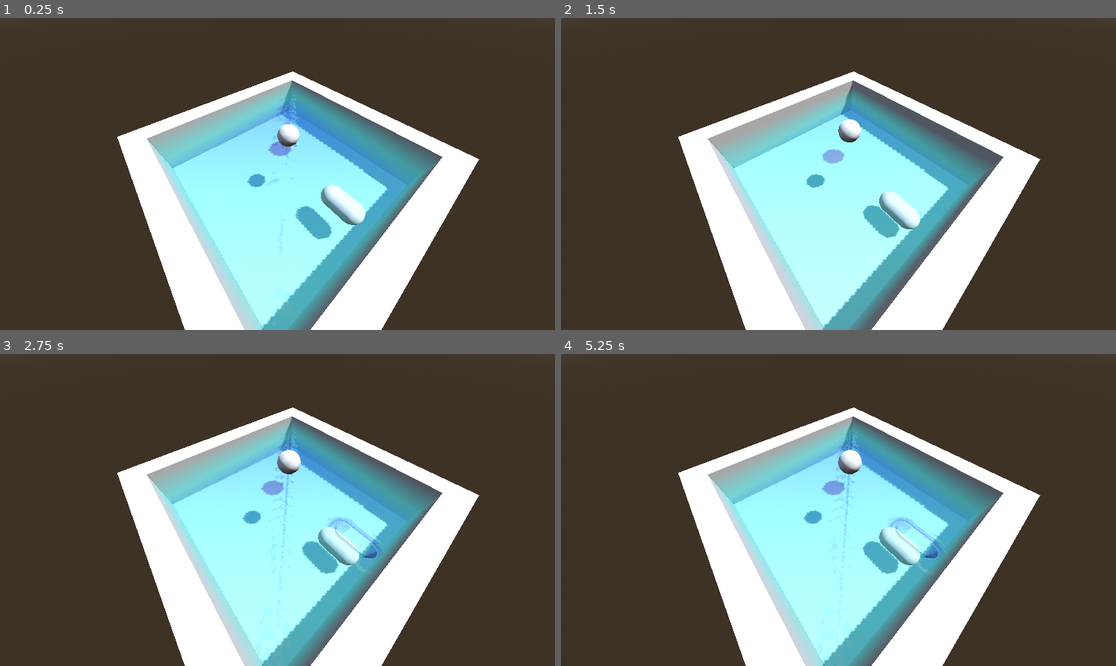
Above: before the commit, frames 1-4 (two rows, left to right).
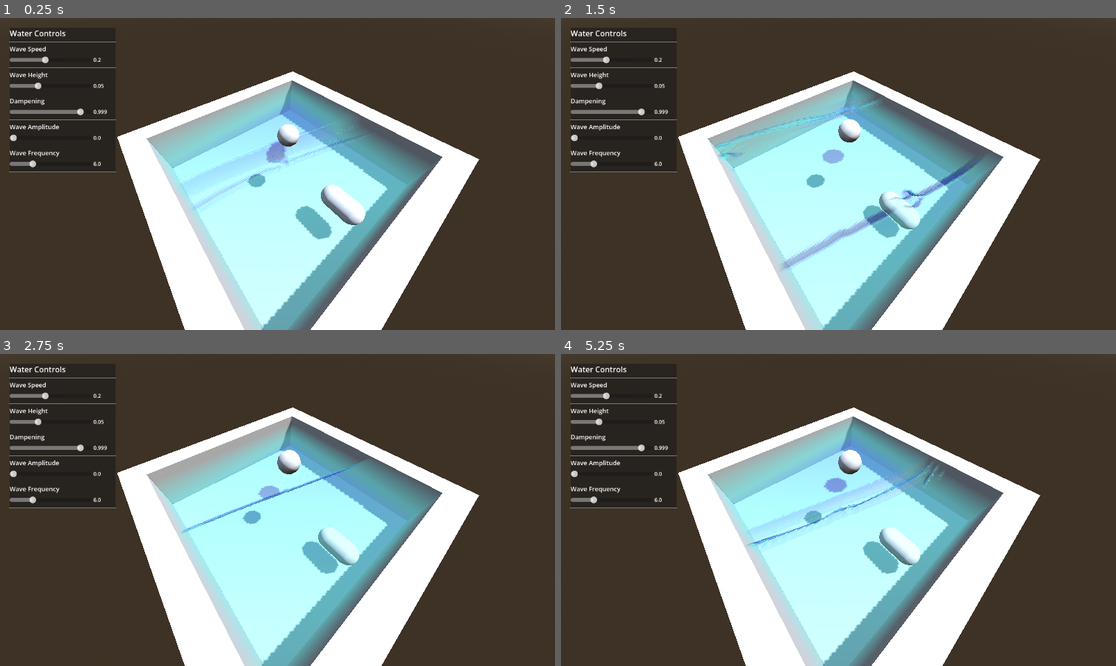
Above: after the commit, the same moments.

Repository: ColinNeary/WaterDemo
Game: Godot game, scene res://Scenes/main.tscn
Same seed, same stepped clock (60 frames per second), same inputs: the game is played once before the commit and once after it.
Inputs (mouse positions are in pixels of both pictures, inside the frame that each line leads up to):
- Up to frame 1 (0.25 s): no input
- Up to frame 2 (1.5 s): move the mouse to (960, 158) at 0.52 s; click (960, 158) at 0.67 s; drag from (727, 189) to (810, 236) at 1.27 s
- Up to frame 3 (2.75 s): move the mouse to (333, 441) at 2.02 s; click (333, 441) at 2.17 s
- Up to frame 4 (5.25 s): drag from (810, 572) to (672, 463) at 2.77 s; move the mouse to (1005, 556) at 3.52 s; click (1005, 556) at 3.67 s; drag from (672, 463) to (755, 432) at 4.27 s; move the mouse to (866, 510) at 5.02 s; click (866, 510) at 5.17 s

The runs differ from the first frame. In frame 1, 14% of the frame differs, in the area x 1-79%, y 3-100%; in frame 2, 4.6%; in frame 3, 7.9%; in frame 4, 8.3%.

Commit message:
Added wave effect and water controls

Diff:
--- a/Scenes/main.gd
+++ b/Scenes/main.gd
@@ -1,11 +1,22 @@
 extends Node3D
 
+func _ready():
+	# Step 1: Remove the water_surface.gdshader override so the original
+	# VisualShader (main.tres) on the PlaneMesh is used instead
+	$Water.set_surface_override_material(0, null)
 
-# Called when the node enters the scene tree for the first time.
-func _ready():
-	var cr = $Simulation/ColorRect
-	var water = $Water
-	var sim_tex = $Simulation.get_texture()
-	var col_tex = $Collision.get_texture()
+	# Step 2: Get the SubViewport output textures
+	var sim_tex = $Simulation.get_texture()  # wave height field output
+	var col_tex = $Collision.get_texture()   # ball position for collision
 
-	water.mesh.surface_get_material(0).set_shader_parameter('simulation', sim_tex)
+	# Step 3: Wire the simulation shader feedback loop
+	# sim_tex feeds back into itself (previous frame → current frame)
+	# col_tex tells the shader where the ball is touching water
+	var sim_mat = $Simulation/ColorRect.material as ShaderMaterial
+	sim_mat.set_shader_parameter("sim_tex", sim_tex)
+	sim_mat.set_shader_parameter("col_tex", col_tex)
+
+	# Step 4: Pass the simulation output to the water surface VisualShader
+	# This uses the original main.tres shader (inside the PlaneMesh material)
+	var water_mat = $Water.mesh.surface_get_material(0) as ShaderMaterial
+	water_mat.set_shader_parameter("simulation", sim_tex)
--- a/Scenes/main.tres
+++ b/Scenes/main.tres
@@ -44,11 +44,22 @@
 default_input_values = [0, Vector3(0, 0, 0), 1, Vector3(1, 1, 1), 2, Vector3(0.5, 0.5, 0.5)]
 op_type = 3
 
+[sub_resource type="VisualShaderNodeTexture" id="VisualShaderNodeTexture_bqqry"]
+source = 5
+
 [sub_resource type="VisualShaderNodeFloatConstant" id="VisualShaderNodeFloatConstant_iv8hc"]
 constant = 0.8
 
+[sub_resource type="VisualShaderNodeFloatConstant" id="VisualShaderNodeFloatConstant_bqqry"]
+constant = 0.9
+
+[sub_resource type="VisualShaderNodeInput" id="VisualShaderNodeInput_uolrr"]
+input_name = "uv"
+
 [sub_resource type="VisualShaderNodeTexture2DParameter" id="VisualShaderNodeTexture2DParameter_skewb"]
 parameter_name = "simulation"
+
+[sub_resource type="VisualShaderNodeVectorCompose" id="VisualShaderNodeVectorCompose_ju366"]
 
 [sub_resource type="VisualShaderNodeExpression" id="VisualShaderNodeExpression_bqqry"]
 size = Vector2(860, 460)
@@ -97,7 +108,7 @@
 input_name = "normal"
 
 [resource]
-nodes/vertex/0/position = Vector2(1133.3334, 306.66666)
+nodes/vertex/0/position = Vector2(1120, 80)
 nodes/vertex/2/node = SubResource("VisualShaderNodeInput_bqqry")
 nodes/vertex/2/position = Vector2(-386.66666, 186.66667)
 nodes/vertex/4/node = SubResource("VisualShaderNodeTexture_uolrr")
@@ -116,10 +127,16 @@
 nodes/vertex/11/position = Vector2(506.66666, 106.666664)
 nodes/vertex/12/node = SubResource("VisualShaderNodeParameterRef_bqqry")
 nodes/vertex/12/position = Vector2(-234.07677, 472.93057)
-nodes/vertex/connections = PackedInt32Array(2, 0, 4, 0, 6, 0, 7, 1, 4, 1, 7, 0, 7, 0, 8, 1, 9, 0, 8, 0, 8, 0, 10, 1, 11, 0, 10, 0, 10, 0, 0, 0, 12, 0, 4, 2)
+nodes/vertex/connections = PackedInt32Array(2, 0, 4, 0, 6, 0, 7, 1, 4, 1, 7, 0, 7, 0, 8, 1, 9, 0, 8, 0, 8, 0, 10, 1, 11, 0, 10, 0, 10, 0, 0, 0, 12, 0, 4, 2, 9, 0, 0, 1)
 nodes/fragment/0/position = Vector2(533.3333, 333.33334)
+nodes/fragment/2/node = SubResource("VisualShaderNodeTexture_bqqry")
+nodes/fragment/2/position = Vector2(-200, 320)
+nodes/fragment/3/node = SubResource("VisualShaderNodeInput_uolrr")
+nodes/fragment/3/position = Vector2(-586.6667, 293.33334)
 nodes/fragment/4/node = SubResource("VisualShaderNodeTexture2DParameter_skewb")
 nodes/fragment/4/position = Vector2(-1680, -240)
+nodes/fragment/5/node = SubResource("VisualShaderNodeVectorCompose_ju366")
+nodes/fragment/5/position = Vector2(26.666666, 320)
 nodes/fragment/6/node = SubResource("VisualShaderNodeExpression_bqqry")
 nodes/fragment/6/position = Vector2(-986.6667, 813.3333)
 nodes/fragment/6/size = Vector2(860, 460)
@@ -166,4 +183,6 @@
 nodes/fragment/19/position = Vector2(266.66666, 80)
 nodes/fragment/20/node = SubResource("VisualShaderNodeFloatConstant_iv8hc")
 nodes/fragment/20/position = Vector2(13.333333, 26.666666)
-nodes/fragment/connections = PackedInt32Array(7, 0, 6, 0, 6, 0, 8, 0, 8, 0, 0, 1, 9, 0, 6, 1, 10, 0, 12, 0, 11, 0, 12, 1, 6, 0, 12, 2, 4, 0, 13, 0, 13, 0, 0, 8, 13, 0, 15, 0, 14, 0, 15, 1, 15, 0, 16, 1, 17, 0, 16, 0, 16, 0, 18, 0, 20, 0, 19, 2, 19, 0, 0, 0, 12, 0, 19, 1, 18, 0, 19, 0)
+nodes/fragment/22/node = SubResource("VisualShaderNodeFloatConstant_bqqry")
+nodes/fragment/22/position = Vector2(160, 840)
+nodes/fragment/connections = PackedInt32Array(3, 0, 2, 0, 4, 0, 2, 2, 2, 0, 5, 0, 5, 0, 0, 0, 7, 0, 6, 0, 6, 0, 8, 0, 8, 0, 0, 1, 9, 0, 6, 1, 10, 0, 12, 0, 11, 0, 12, 1, 6, 0, 12, 2, 4, 0, 13, 0, 13, 0, 0, 8, 13, 0, 15, 0, 14, 0, 15, 1, 15, 0, 16, 1, 17, 0, 16, 0, 16, 0, 18, 0, 20, 0, 19, 2, 19, 0, 0, 0, 12, 0, 19, 1, 18, 0, 19, 0, 22, 0, 0, 4)
--- a/Scenes/main.tscn
+++ b/Scenes/main.tscn
@@ -5,6 +5,7 @@
 [ext_resource type="Shader" uid="uid://bk7idrqhf81p6" path="res://Scenes/main.tres" id="2_bo1nx"]
 [ext_resource type="Script" uid="uid://c55lok0ysoi0u" path="res://scripts/camera_controller.gd" id="4_jjvhh"]
 [ext_resource type="PackedScene" uid="uid://c6v64sx1tdk34" path="res://Scenes/Boat/Boat.tscn" id="5_kry3j"]
+[ext_resource type="Script" uid="uid://bsrwpbb0c2xu7" path="res://scripts/ui_controller.gd" id="6_21xkr"]
 
 [sub_resource type="ProceduralSkyMaterial" id="ProceduralSkyMaterial_bo1nx"]
 sky_horizon_color = Color(0.66224277, 0.6717428, 0.6867428, 1)
@@ -18,20 +19,23 @@
 sky = SubResource("Sky_8gbba")
 tonemap_mode = 2
 
-[sub_resource type="ViewportTexture" id="ViewportTexture_8gbba"]
+[sub_resource type="ViewportTexture" id="ViewportTexture_colfeed"]
 viewport_path = NodePath("Collision")
 
-[sub_resource type="ViewportTexture" id="ViewportTexture_jjgbg"]
+[sub_resource type="ViewportTexture" id="ViewportTexture_simfeed"]
 viewport_path = NodePath("Simulation")
 
-[sub_resource type="ShaderMaterial" id="ShaderMaterial_bo1nx"]
+[sub_resource type="ShaderMaterial" id="ShaderMaterial_6bp64"]
 resource_local_to_scene = true
 shader = ExtResource("1_jjgbg")
-shader_parameter/sim_tex = SubResource("ViewportTexture_jjgbg")
-shader_parameter/col_tex = SubResource("ViewportTexture_8gbba")
-shader_parameter/phase = 0.18
-shader_parameter/attenuation = 0.995
-shader_parameter/deltaUV = 2.4
+shader_parameter/sim_tex = SubResource("ViewportTexture_simfeed")
+shader_parameter/col_tex = SubResource("ViewportTexture_colfeed")
+shader_parameter/phase = 0.2
+shader_parameter/attenuation = 0.999
+shader_parameter/deltaUV = 3.0
+shader_parameter/wave_amplitude = 0.08
+shader_parameter/wave_frequency = 6.0
+shader_parameter/wave_speed = 1.2
 
 [sub_resource type="PlaneMesh" id="PlaneMesh_8gbba"]
 size = Vector2(12, 12)
@@ -121,7 +125,7 @@
 render_target_update_mode = 4
 
 [node name="ColorRect" type="ColorRect" parent="Simulation" unique_id=962919179]
-material = SubResource("ShaderMaterial_bo1nx")
+material = SubResource("ShaderMaterial_6bp64")
 anchors_preset = 15
 anchor_right = 1.0
 anchor_bottom = 1.0
@@ -151,6 +155,7 @@
 mesh = SubResource("PlaneMesh_kry3j")
 
 [node name="Collision" type="SubViewport" parent="." unique_id=1037365789]
+render_target_update_mode = 4
 
 [node name="WaterCam" type="Camera3D" parent="Collision" unique_id=65920496]
 transform = Transform3D(1, 0, 0, 0, -4.371139e-08, -1, 0, 1, -4.371139e-08, 0, -5, 0)
@@ -186,3 +191,6 @@
 transform = Transform3D(-4.371139e-08, -1, 0, 1, -4.371139e-08, 0, 0, 0, 1, 3.5510316, 0, 0)
 float_force = 1.3
 water_angular_drag = 0.1
+
+[node name="UI" type="CanvasLayer" parent="." unique_id=833179456]
+script = ExtResource("6_21xkr")
--- a/Shaders/simulation.gdshader
+++ b/Shaders/simulation.gdshader
@@ -7,42 +7,44 @@
 uniform float attenuation = 0.999;
 uniform float deltaUV = 3.0;
 
-// Called for every vertex the material is visible on.
-void vertex() {
+// Wave controls (expose these to Inspector / UI sliders)
+uniform float wave_amplitude : hint_range(0.0, 0.5) = 0.08;
+uniform float wave_frequency : hint_range(1.0, 20.0) = 6.0;
+uniform float wave_speed     : hint_range(0.0, 5.0)  = 1.2;
 
-}
+void vertex() {}
 
-// Called for every pixel the material is visible on.
 void fragment() {
-	float dv = 1.0 / 514.0;
+    float dv = 1.0 / 514.0;
     float du = 1.0 / 514.0;
     vec3 duv = vec3(du, dv, 0) * deltaUV;
 
     vec3 c = texture(sim_tex, UV).rgb;
 
+    // --- Discrete wave equation (ripple physics) ---
     float p = (2.0 * c.r - c.g + phase * (
         texture(sim_tex, UV - duv.zy).r +
         texture(sim_tex, UV + duv.zy).r +
         texture(sim_tex, UV - duv.xz).r +
         texture(sim_tex, UV + duv.xz).r - 4.0 * c.r)) * attenuation;
 
+    // --- Sine wave injection ---
+    // Two waves at different angles so it looks like open water, not a pool
+    float wave1 = sin(UV.x * wave_frequency + TIME * wave_speed) * wave_amplitude;
+    float wave2 = sin((UV.x * 0.7 + UV.y * 0.7) * wave_frequency * 0.8 + TIME * wave_speed * 0.9) * wave_amplitude * 0.6;
+    p += wave1 + wave2;
+
+    // --- Collision detection ---
     vec2 col_uv = vec2(UV.x, 1.0 - UV.y);
     float col = texture(col_tex, col_uv).r;
     float prevCol = texture(sim_tex, UV).b;
 
-	// If there is a collision where there wasn't one previously, raise the water
     if (col > 0.0 && prevCol == 0.0) {
         p += col * 0.5;
     }
-    // If there is not a collision where there was one previously, lower the water
     if (prevCol > 0.0 && col == 0.0) {
         p -= prevCol * 0.5;
     }
 
     COLOR = vec4(p, c.r, col, 1);
 }
-
-//void light() {
-//	// Called for every pixel for every light affecting the CanvasItem.
-//	// Uncomment to replace the default light processing function with this one.
-//}
--- /dev/null
+++ b/Shaders/water_surface.gdshader
@@ -0,0 +1,61 @@
+shader_type spatial;
+render_mode blend_mix, depth_draw_opaque, cull_back, diffuse_burley, specular_schlick_ggx;
+
+// ── Textures ──────────────────────────────────────────────────────────────────
+uniform sampler2D simulation : hint_default_black, filter_linear_mipmap, repeat_enable;
+
+// ── Wave tuning ───────────────────────────────────────────────────────────────
+uniform float wave_height    : hint_range(0.0, 2.0)  = 0.4;
+uniform float texel_size     : hint_range(0.0005, 0.01) = 0.002; // 1/514 ≈ 0.00195
+
+// ── Water appearance ──────────────────────────────────────────────────────────
+uniform vec4  shallow_color  : source_color = vec4(0.05, 0.45, 0.65, 0.85);
+uniform vec4  deep_color     : source_color = vec4(0.02, 0.18, 0.35, 0.95);
+uniform float fresnel_power  : hint_range(1.0, 8.0)  = 4.0;
+uniform float roughness_val  : hint_range(0.0, 1.0)  = 0.08;
+uniform float specular_val   : hint_range(0.0, 1.0)  = 0.9;
+uniform float normal_strength: hint_range(0.0, 5.0)  = 2.0;
+
+// ── Helper: sample height from sim texture ────────────────────────────────────
+float get_height(vec2 uv) {
+    return texture(simulation, uv).r;
+}
+
+// =============================================================================
+// VERTEX — displace geometry using simulation height field
+// =============================================================================
+void vertex() {
+    // Keep displacement very subtle — ripple effect is mostly in fragment
+    float h = get_height(UV);
+    VERTEX.y += h * wave_height;  // set wave_height to ~0.03 in Inspector
+}
+
+// =============================================================================
+// FRAGMENT — shade the water surface
+// =============================================================================
+
+void fragment() {
+    float texel = texel_size;
+
+    float hL = get_height(UV + vec2(-texel, 0.0));
+    float hR = get_height(UV + vec2( texel, 0.0));
+    float hD = get_height(UV + vec2(0.0, -texel));
+    float hU = get_height(UV + vec2(0.0,  texel));
+
+    // This normal variation is what creates the visible ripple rings
+    vec3 frag_normal = normalize(vec3(
+        (hL - hR) * normal_strength,
+        1.0,
+        (hD - hU) * normal_strength
+    ));
+    NORMAL_MAP = frag_normal * 0.5 + 0.5;
+
+    float NdotV  = clamp(dot(NORMAL, VIEW), 0.0, 1.0);
+    float fresnel = pow(1.0 - NdotV, fresnel_power);
+
+    ALBEDO    = mix(shallow_color.rgb, deep_color.rgb, fresnel);
+    ROUGHNESS = roughness_val;
+    SPECULAR  = specular_val;
+    METALLIC  = 0.0;
+    ALPHA     = mix(shallow_color.a, deep_color.a, fresnel);
+}
--- /dev/null
+++ b/scripts/ui_controller.gd
@@ -0,0 +1,72 @@
+extends CanvasLayer
+
+var sim_mat: ShaderMaterial
+var water_mat: ShaderMaterial
+
+func _ready():
+	sim_mat = get_node("../Simulation/ColorRect").material as ShaderMaterial
+	water_mat = get_node("../Water").mesh.surface_get_material(0) as ShaderMaterial
+
+	# Build the panel programmatically
+	var panel = PanelContainer.new()
+	panel.position = Vector2(20, 20)
+	add_child(panel)
+
+	var vbox = VBoxContainer.new()
+	vbox.custom_minimum_size = Vector2(220, 0)
+	panel.add_child(vbox)
+
+	# Title
+	var title = Label.new()
+	title.text = "Water Controls"
+	title.add_theme_font_size_override("font_size", 16)
+	vbox.add_child(title)
+
+	add_separator(vbox)
+
+	# Sliders
+	add_slider(vbox, "Wave Speed",      "phase",          0.05,  0.4,    0.01,   0.2,  sim_mat)
+	add_slider(vbox, "Wave Height",     "amplitude",      0.0,   0.15,   0.005,  0.05, water_mat)
+	add_slider(vbox, "Dampening",       "attenuation",    0.990, 0.9999, 0.0001, 0.999,sim_mat)
+	add_slider(vbox, "Wave Amplitude",  "wave_amplitude", 0.0,   0.15,   0.005,  0.0,  sim_mat)
+	add_slider(vbox, "Wave Frequency",  "wave_frequency", 1.0,   20.0,   0.5,    6.0,  sim_mat)
+
+
+func add_slider(parent, label_text, param, min_v, max_v, step, default, mat):
+	# Label
+	var label = Label.new()
+	label.text = label_text
+	label.add_theme_font_size_override("font_size", 13)
+	parent.add_child(label)
+
+	# Row with slider + value display
+	var hbox = HBoxContainer.new()
+	parent.add_child(hbox)
+
+	var slider = HSlider.new()
+	slider.min_value = min_v
+	slider.max_value = max_v
+	slider.step = step
+	slider.value = default
+	slider.custom_minimum_size = Vector2(170, 20)
+	hbox.add_child(slider)
+
+	# Value label on the right
+	var val_label = Label.new()
+	val_label.text = str(snappedf(default, step))
+	val_label.custom_minimum_size = Vector2(45, 0)
+	val_label.add_theme_font_size_override("font_size", 11)
+	hbox.add_child(val_label)
+
+	# Connect
+	slider.value_changed.connect(func(v):
+		mat.set_shader_parameter(param, v)
+		val_label.text = str(snappedf(v, step))
+	)
+
+	add_separator(parent)
+
+
+func add_separator(parent):
+	var sep = HSeparator.new()
+	parent.add_child(sep)
Not shown, added: Shaders/water_surface.gdshader.uid
Not shown, added: scripts/ui_controller.gd.uid
